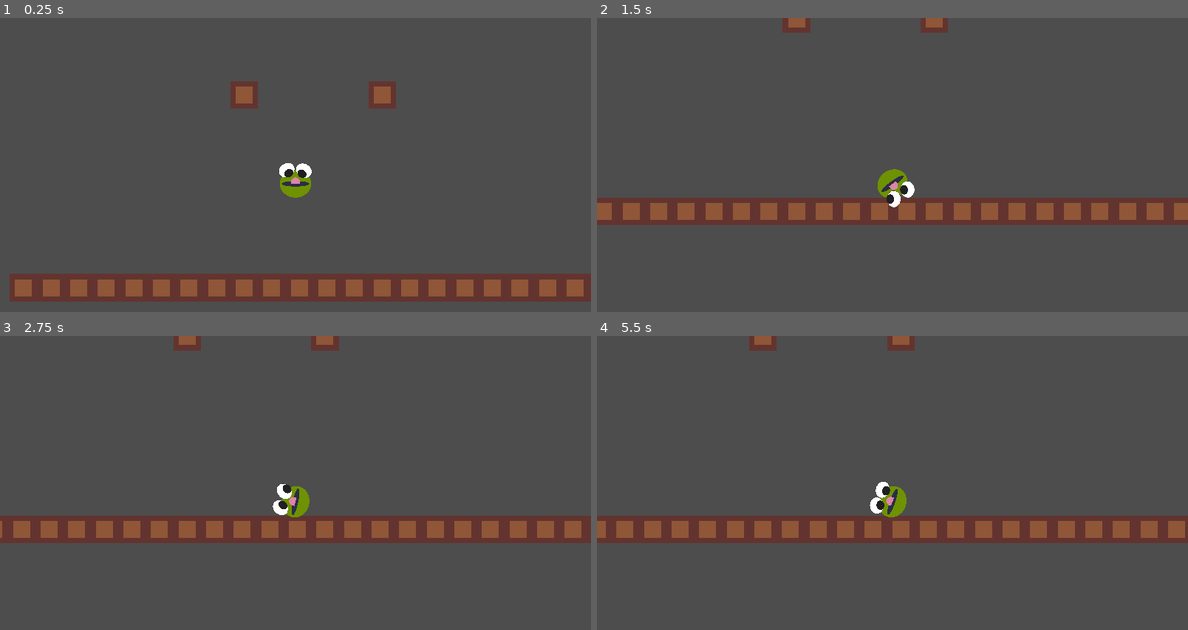
Above: before the commit, frames 1-4 (two rows, left to right).
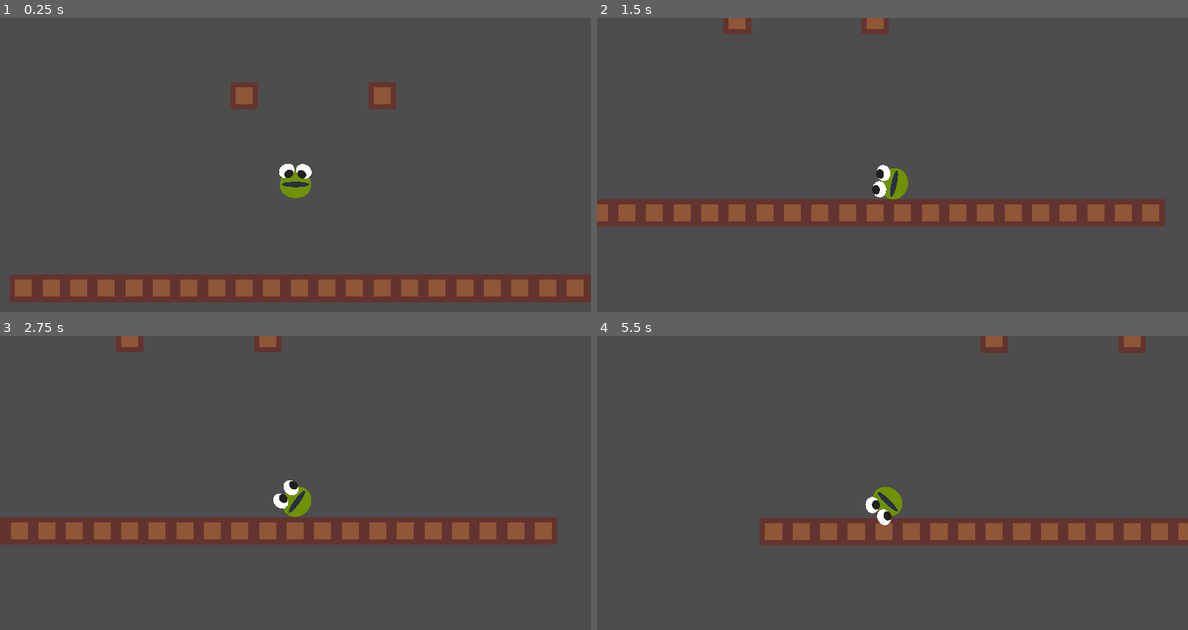
Above: after the commit, the same moments.

Repository: mathew-tran/twodimension
Game: Godot game, scene res://Scenes/Test.tscn
Two runs of this game, one before a commit and one after it. Both use one fixed random seed, a clock stepped at 60 frames per second and the inputs below.
Inputs (mouse positions are in pixels of both pictures, inside the frame that each line leads up to):
- Up to frame 1 (0.25 s): no input
- Up to frame 2 (1.5 s): move the mouse to (1022, 167) at 0.52 s; press the mouse at (1022, 167) at 0.53 s; hold D (MoveRight) 0.53-1.28 s; tap Space (Detach) at 0.8, 1.35 s; move the mouse to (774, 200) at 1.27 s; release the mouse at (774, 200) at 1.28 s; hold A (MoveLeft) from 1.28 s (still down)
- Up to frame 3 (2.75 s): click (177, 518) at 1.55 s; move the mouse to (354, 430) at 2.02 s; release A (MoveLeft) at 2.03 s; press the mouse at (354, 430) at 2.03 s; hold D (MoveRight) from 2.03 s (still down); tap Space (Detach) at 2.3 s
- Up to frame 4 (5.5 s): move the mouse to (862, 568) at 2.77 s; release the mouse at (862, 568) at 2.78 s; tap Space (Detach) at 2.85, 3.8, 4.35, 5.3 s; click (862, 568) at 3.05 s; move the mouse to (1069, 550) at 3.52 s; release D (MoveRight) at 3.53 s; press the mouse at (1069, 550) at 3.53 s; hold A (MoveLeft) from 3.53 s (still down); move the mouse to (715, 450) at 4.27 s; release the mouse at (715, 450) at 4.28 s; click (715, 450) at 4.55 s; move the mouse to (922, 500) at 5.02 s; press the mouse at (922, 500) at 5.03 s

The runs differ from the first frame. In frame 1, 0.7% of the frame differs, in the area x 1-100%, y 21-97%; in frame 2, 4.9%; in frame 3, 4.2%; in frame 4, 8.5%, in the area x 0-100%, y 0-72%.

Commit message:
used spring joints

Diff:
--- a/Prefab/Player.tscn
+++ b/Prefab/Player.tscn
@@ -1,16 +1,16 @@
-[gd_scene load_steps=7 format=3 uid="uid://bs3v544mdd2bt"]
+[gd_scene load_steps=6 format=3 uid="uid://bs3v544mdd2bt"]
 
 [ext_resource type="Texture2D" uid="uid://u4nivdxwnk5" path="res://Art/FrogBody.png" id="1_1bxl4"]
 [ext_resource type="Script" path="res://Script/Player.gd" id="1_sakr7"]
 [ext_resource type="Texture2D" uid="uid://cjyus7n1843d3" path="res://Art/FrogEye.png" id="2_0ksxx"]
 [ext_resource type="Texture2D" uid="uid://csx4rujhe8qgh" path="res://Art/FrogMouth.png" id="4_yj127"]
-[ext_resource type="Texture2D" uid="uid://yhfpti6y8hb" path="res://Art/FrogTongue.png" id="5_lllbs"]
 
-[sub_resource type="CircleShape2D" id="CircleShape2D_k5lk2"]
-radius = 64.0312
+[sub_resource type="CapsuleShape2D" id="CapsuleShape2D_iyk4d"]
+radius = 72.0
+height = 144.0
 
 [node name="Player" type="RigidBody2D"]
-mass = 0.5
+mass = 0.2
 script = ExtResource("1_sakr7")
 
 [node name="Body" type="Sprite2D" parent="."]
@@ -28,19 +28,11 @@
 texture = ExtResource("2_0ksxx")
 
 [node name="CollisionShape2D" type="CollisionShape2D" parent="."]
-shape = SubResource("CircleShape2D_k5lk2")
+shape = SubResource("CapsuleShape2D_iyk4d")
 
 [node name="Sprite2D" type="Sprite2D" parent="."]
 scale = Vector2(1, 0.2)
 texture = ExtResource("4_yj127")
-
-[node name="Line2D" type="Line2D" parent="."]
-points = PackedVector2Array(0, 0, 0, -10)
-width = 40.0
-texture = ExtResource("5_lllbs")
-texture_mode = 1
-joint_mode = 2
-end_cap_mode = 2
 
 [node name="RayCast2D" type="RayCast2D" parent="."]
 
@@ -50,5 +42,7 @@
 
 [node name="Camera2D" type="Camera2D" parent="."]
 zoom = Vector2(0.7, 0.7)
+position_smoothing_enabled = true
+position_smoothing_speed = 32.0
 
 [connection signal="timeout" from="TongueCooldown" to="." method="_on_tongue_cooldown_timeout"]
--- /dev/null
+++ b/Prefab/TongueEnd.tscn
@@ -0,0 +1,35 @@
+[gd_scene load_steps=5 format=3 uid="uid://cke7m27kojv38"]
+
+[ext_resource type="Texture2D" uid="uid://bi6rwk2t8kq5i" path="res://Art/FrogTongueEnd.png" id="1_fh48y"]
+[ext_resource type="Script" path="res://Script/TongueEnd.gd" id="1_vonob"]
+[ext_resource type="Texture2D" uid="uid://yhfpti6y8hb" path="res://Art/FrogTongue.png" id="2_ugfe1"]
+
+[sub_resource type="CapsuleShape2D" id="CapsuleShape2D_1lp6m"]
+
+[node name="Node2D" type="StaticBody2D"]
+collision_layer = 0
+collision_mask = 0
+script = ExtResource("1_vonob")
+
+[node name="CollisionShape2D" type="CollisionShape2D" parent="."]
+shape = SubResource("CapsuleShape2D_1lp6m")
+one_way_collision = true
+
+[node name="Sprite2D" type="Sprite2D" parent="."]
+scale = Vector2(0.5, 0.5)
+texture = ExtResource("1_fh48y")
+
+[node name="PinJoint2D" type="DampedSpringJoint2D" parent="."]
+node_a = NodePath("..")
+length = 20.0
+rest_length = 40.0
+stiffness = 64.0
+damping = 16.0
+
+[node name="Line2D" type="Line2D" parent="."]
+points = PackedVector2Array(0, 0, 0, -10)
+width = 40.0
+texture = ExtResource("2_ugfe1")
+texture_mode = 1
+joint_mode = 2
+end_cap_mode = 2
--- a/Script/Player.gd
+++ b/Script/Player.gd
@@ -3,47 +3,29 @@
 
 var Eyes = []
 
-var InitialTonguePosition = Vector2.ZERO
-
-var TongueSpeed = 1200
-var MaxTongueSpeed = 3000
-
 var MoveSpeed = 400
 
-
+@onready var TongueEndClass = preload("res://Prefab/TongueEnd.tscn")
+var TongueEndRef = null
 
 func _ready():
 	Eyes.append($Eye1)
 	Eyes.append($Eye2)
-	InitialTonguePosition = $Line2D.points[1]
 
 
 func UpdateEyes(delta):
 	for eye in Eyes:
 		if eye:
 			eye.look_at(get_global_mouse_position())
-	return
 
 func _process(delta):
 	UpdateEyes(delta)
-	if IsConnected():
-		MoveWithTongueConnected(delta)
-	else:
-		Move(delta)
+
+func _physics_process(delta):
+	Move(delta)
 
 func IsConnected():
-	return $RayCast2D.is_colliding()
-
-func MoveWithTongueConnected(delta):
-	if IsConnected():
-
-		if global_position.distance_to($RayCast2D.get_collision_point()) < 100:
-			RevertTongue()
-			return
-		global_position = global_position.move_toward($RayCast2D.get_collision_point(), delta * TongueSpeed)
-		linear_velocity = Vector2.ZERO
-		gravity_scale = 0
-		$Line2D.points[1] = to_local($RayCast2D.get_collision_point())
+	return
 
 func Move(delta):
 	if Input.is_action_pressed("MoveLeft"):
@@ -55,33 +37,36 @@
 	return $TongueCooldown.time_left == 0.0
 
 func _input(event):
-	if event.is_action_pressed("Detach") and IsConnected():
+	if event.is_action_pressed("Detach") and CanUseTongue():
 		RevertTongue()
 
-	if event.is_action_pressed("Click") and CanUseTongue():
+	if Input.is_action_just_released("Click"):
+		RevertTongue()
+
+	if Input.is_action_just_pressed("Click") and CanUseTongue():
+		print("revert-click")
 		$TongueCooldown.start()
-		rotation_degrees = 0
-		TongueSpeed = linear_velocity.length()
-		if TongueSpeed > MaxTongueSpeed:
-			TongueSpeed = MaxTongueSpeed
+		RevertTongue()
 
-		await  get_tree().process_frame
 		var direction = to_local(get_global_mouse_position()).normalized()
-		$RayCast2D.target_position = direction * 5200
+		$RayCast2D.target_position = direction * 1200
 		$RayCast2D.force_raycast_update()
-		if IsConnected():
-			$Line2D.points[1] = to_local($RayCast2D.get_collision_point())
-		else:
-			$Line2D.points[1] = direction * 5200
-			$RayCast2D.target_position = Vector2.ZERO
-			$RayCast2D.force_raycast_update()
+
+		if $RayCast2D.is_colliding():
+			TongueEndRef = TongueEndClass.instantiate()
+			get_parent().add_child(TongueEndRef)
+			TongueEndRef.global_position = $RayCast2D.get_collision_point()
+			TongueEndRef.get_node("PinJoint2D").node_b = get_path()
+			angular_velocity = 0
 			$RayCast2D.enabled = false
 
 func RevertTongue():
+	print("reverted")
 	$RayCast2D.target_position = Vector2.ZERO
-	$Line2D.points[1] = InitialTonguePosition
+
 	$RayCast2D.force_raycast_update()
-	gravity_scale = 1
+	if is_instance_valid(TongueEndRef):
+		TongueEndRef.queue_free()
 
 
 func _on_tongue_cooldown_timeout():
--- /dev/null
+++ b/Script/TongueEnd.gd
@@ -0,0 +1,7 @@
+extends StaticBody2D
+
+
+func _physics_process(delta):
+	$Line2D.points[0] = to_local(self.global_position)
+	if $PinJoint2D.node_b:
+		$Line2D.points[1] = to_local(get_node($PinJoint2D.node_b).global_position)
Binary file changed: Art/FrogTongueEnd.png
